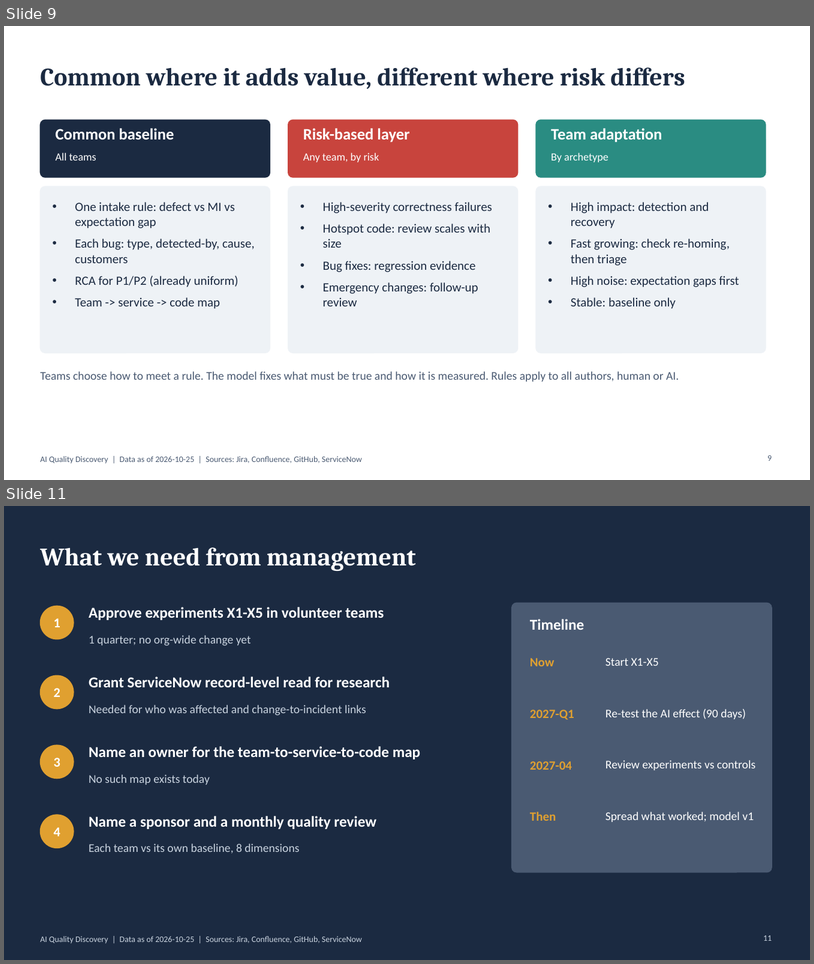
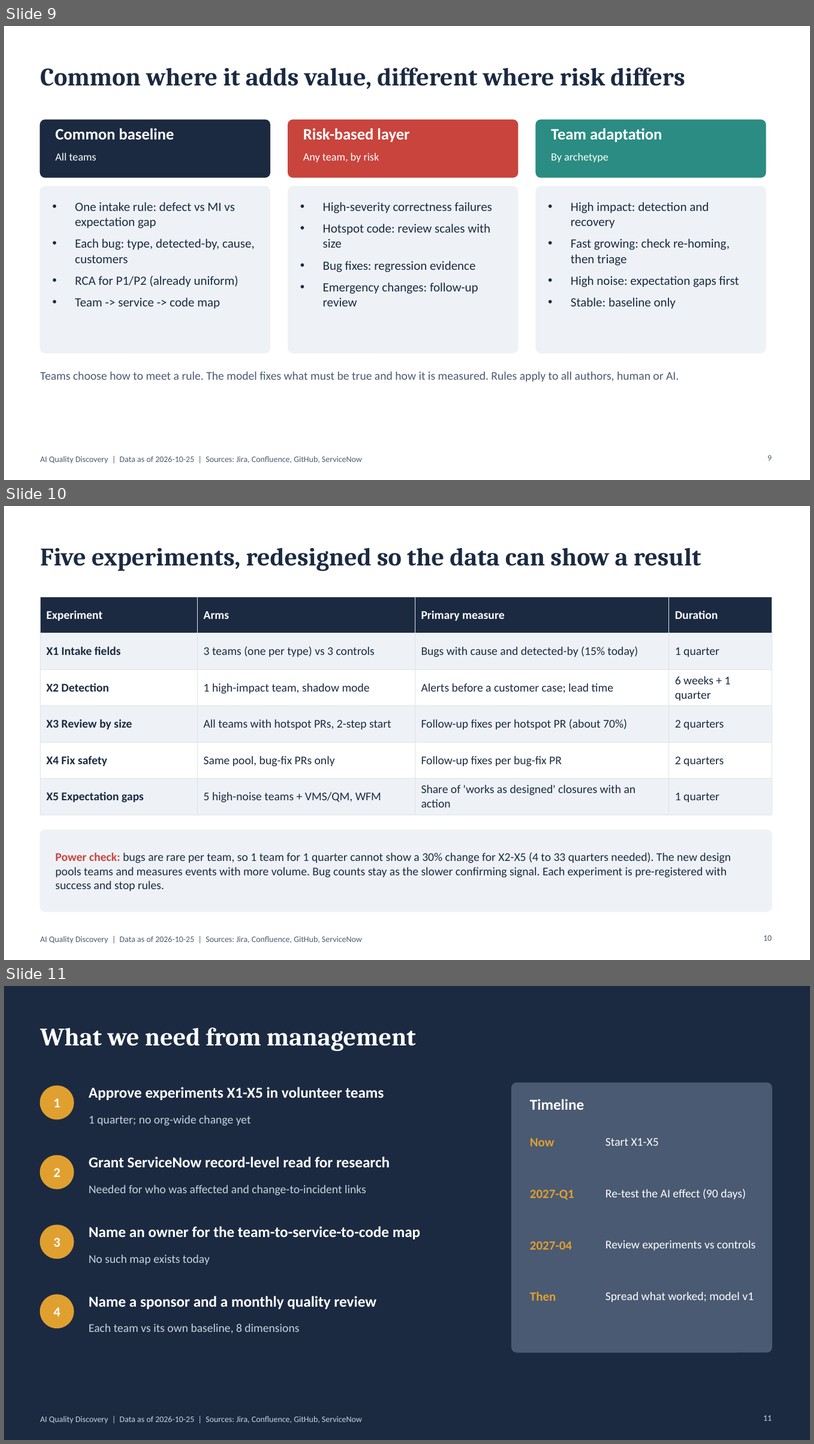
Before and after one commit to Guy-nice/ai-quality-discovery-factory, a slide deck: docs/05-summary/management-deck-v2.pptx. Shown one above the other, each under a label of ours: slides 9 and 11 before the commit, slides 9, 10 and 11 after it; the slides between them are not shown. The pictures are 814x964 and 814x1444 pixels, drawn with LibreOffice and Linux fonts; fonts in the diff are those of the drawing. Boxes give left, top, right and bottom in pixels: in the first picture for what was removed or moved away, otherwise in the second. Text is boxed around its words. In the diff, an @@ line names an element or a change of style, - is before the commit and + after.

Commit message:
deck v2: experiment protocols slide (iteration 26)

```diff
--- a/docs/05-summary/management-deck-v2.pptx
+++ b/docs/05-summary/management-deck-v2.pptx
@@ slide 10 added at (x1=4, y1=506, x2=810, y2=960), background #FFFFFF; not listed: 1 template element that a slide beside it also shows @@
@@ title added at (x1=40, y1=547, x2=702, y2=571), 30 pt, text #1B2A41, bold @@
+Five experiments, redesigned so the data can show a result
@@ table added at (x1=40, y1=597, x2=772, y2=810), 6 rows, 4 columns @@
+Experiment | Arms | Primary measure | Duration
+X1 Intake fields | 3 teams (one per type) vs 3 controls | Bugs with cause and detected-by (15% today) | 1 quarter
+X2 Detection | 1 high-impact team, shadow mode | Alerts before a customer case; lead time | 6 weeks + 1 quarter
+X3 Review by size | All teams with hotspot PRs, 2-step start | Follow-up fixes per hotspot PR (about 70%) | 2 quarters
+X4 Fix safety | Same pool, bug-fix PRs only | Follow-up fixes per bug-fix PR | 2 quarters
+X5 Expectation gaps | 5 high-noise teams + VMS/QM, WFM | Share of 'works as designed' closures with an action | 1 quarter
@@ rounded rectangle added at (x1=40, y1=829, x2=772, y2=912), fill #EEF2F6, outline #EEF2F6 1 pt @@
@@ text added at (x1=56, y1=852, x2=731, y2=891), 14 pt, text #1B2A41 @@
+Power check: bugs are rare per team, so 1 team for 1 quarter cannot show a 30% change for X2-X5 (4 to 33 quarters needed). The new design pools teams and measures events with more volume. Bug counts stay as the slower confirming signal. Each experiment is pre-registered with success and stop rules.
@@ page number added at (x1=764, y1=935, x2=772, y2=940), 10 pt, text #4A5A72 @@
+10
```
Also in this commit, not shown: 1 slide removed, 4 other files.
